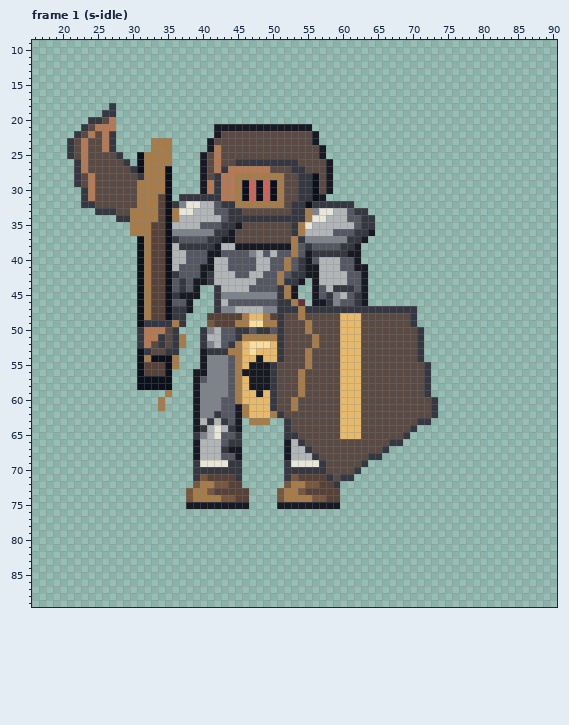
Two states of a pixel-art file, art/enemy-forge-4.aseprite. Above is the file before it was changed.
96x96 pixels, 128 frames. Colours within 5 levels of each other are drawn and written as one. Shown: frame 1 (s-idle): x 16..90, y 9..89. The commit also changed other frames, which this record leaves out.
And afterwards:
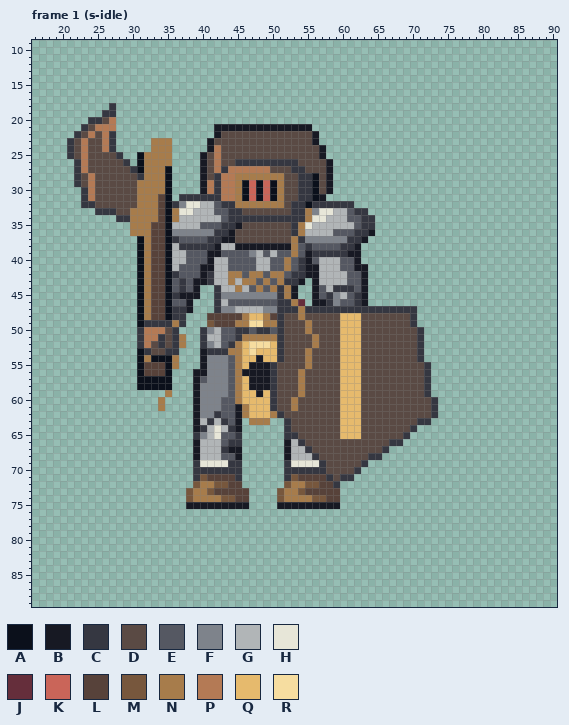
Palette (. is transparent): A #0b101b  B #171923  C #353741  D #5a4a44  E #555862  F #7e838b  G #b1b5b7  H #e7e6d8  J #652e3b  K #ca6559  L #57423a  M #77573d  N #a77c4b  P #b47a55  Q #e6ba6d  R #f6dda0
The exact change:
--- frame 1 (s-idle), layer "ink"
@@ x 42..52 @@
 41 GGEEEEGGEEN
-42 GGGEEGGEENE
-43 GGGGGGEEENC
-44 CGGGGEEEECN
+42 GGNNENNENNE
+43 GGNGNNENENC
+44 CGGNGENENCN
 45 CFFFFFFFFCN
Boxes around the changes in both pictures, in picture pixels (x1, y1, x2, y2):
changed: (228, 271, 277, 292)
